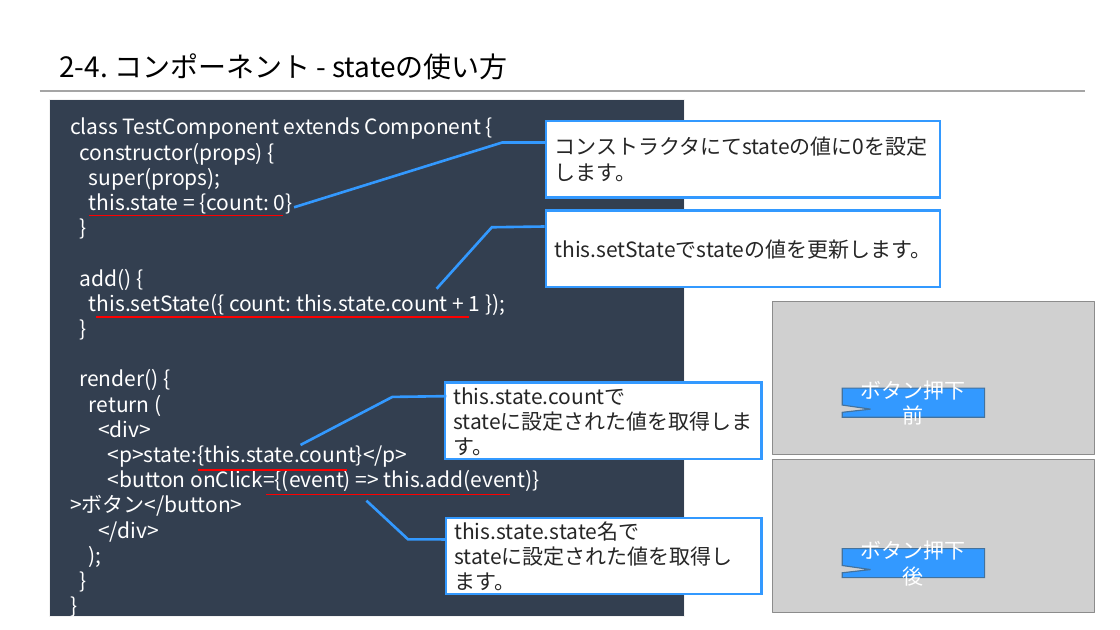
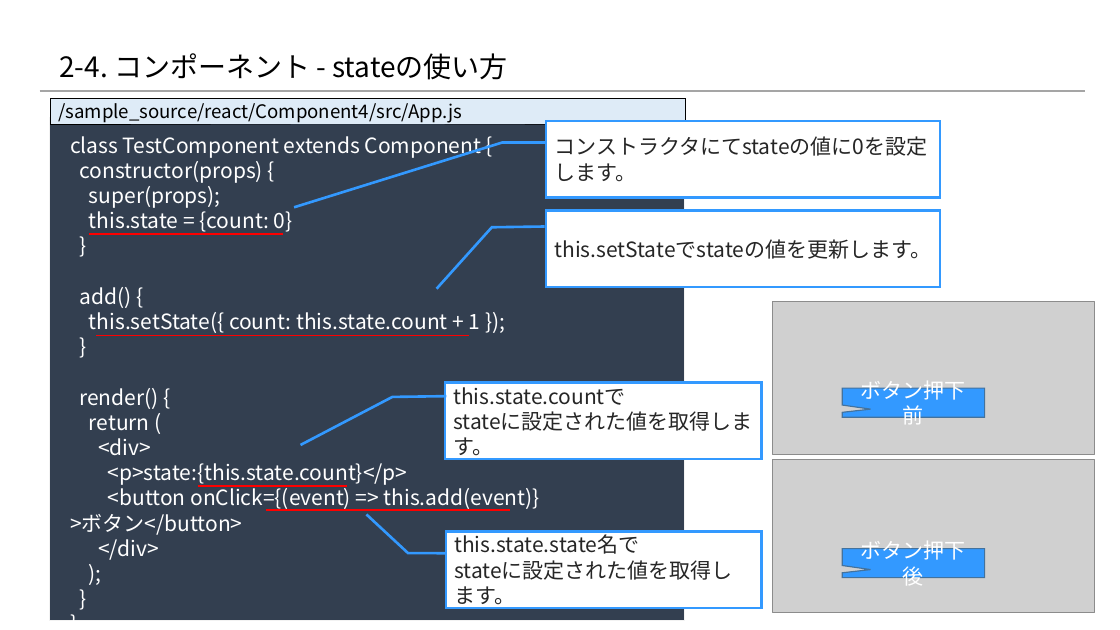
Before and after one commit to 2018SYSTEMI34/diary, a slide deck: slide 7 of doc/02_SlideShare/01.ネタ/２_Reactの基礎/2-4_Reactの基礎知識 ～コンポーネント編～.pptx. Drawn at 1120x630 pixels with LibreOffice and Linux fonts; fonts in the diff are those of the drawing; grey boxes stand for pictures; background and template pictures are left out. Boxes give left, top, right and bottom in pixels: in the first picture for what was removed or moved away, otherwise in the second. Text is boxed around its words. In the diff, an @@ line names an element or a change of style, - is before the commit and + after.

```diff
--- a/doc/02_SlideShare/01.ネタ/２_Reactの基礎/2-4_Reactの基礎知識 ～コンポーネント編～.pptx
+++ b/doc/02_SlideShare/01.ネタ/２_Reactの基礎/2-4_Reactの基礎知識 ～コンポーネント編～.pptx
@@ rectangle: place and size @@
-rectangle at bbox=[50, 99, 685, 617]
+rectangle at bbox=[50, 118, 685, 621]
@@ rectangle added at bbox=[50, 98, 685, 124], fill #DEEBF7, outline #000000 0.25 pt, 16 pt, text #000000 @@
+/sample_source/react/Component4/src/App.js
@@ text "class TestComponent extends Component {": place and size @@
-text "class TestComponent extends Component {" at bbox=[70, 117, 540, 542]
+text "class TestComponent extends Component {" at bbox=[70, 136, 540, 560]
@@ line moved from (89, 216) - (284, 216) to (89, 234) - (284, 234) @@
@@ line moved from (97, 317) - (470, 317) to (97, 335) - (470, 335) @@
@@ 2 lines, 1 border callout: place and size @@
-2 lines, 1 border callout at bbox=[197, 471, 761, 594]
+2 lines, 1 border callout at bbox=[197, 486, 761, 608]
```
Also in this commit, not shown: 3 other slides changed.
